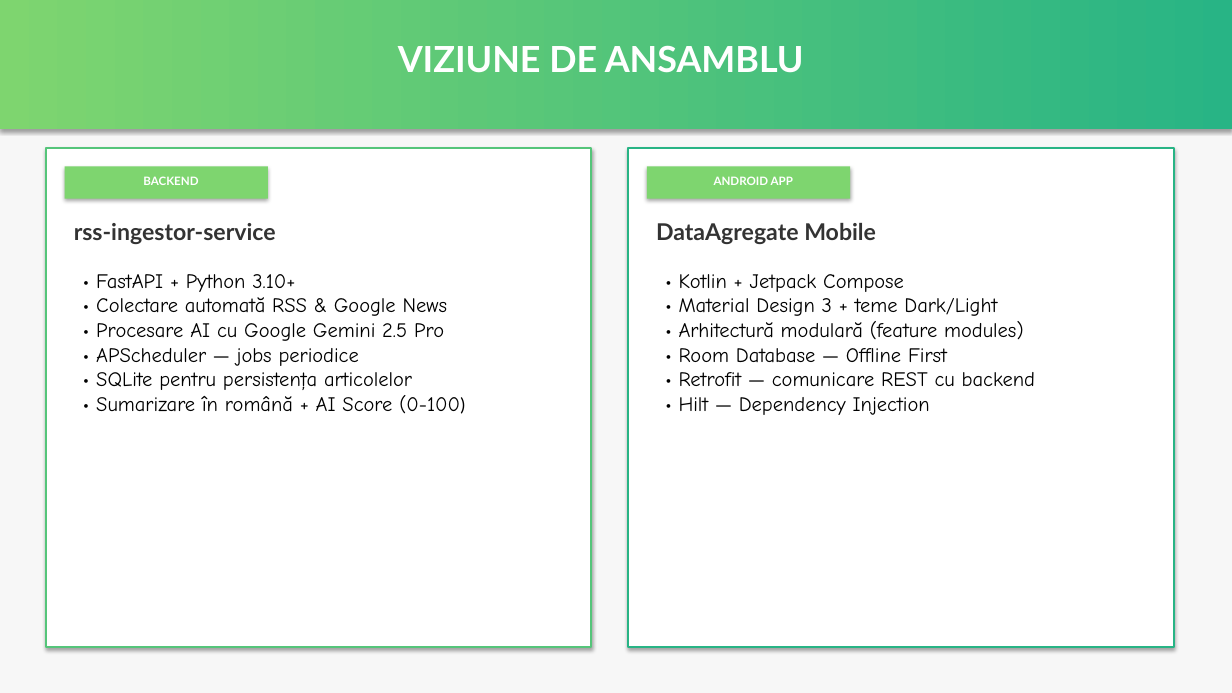
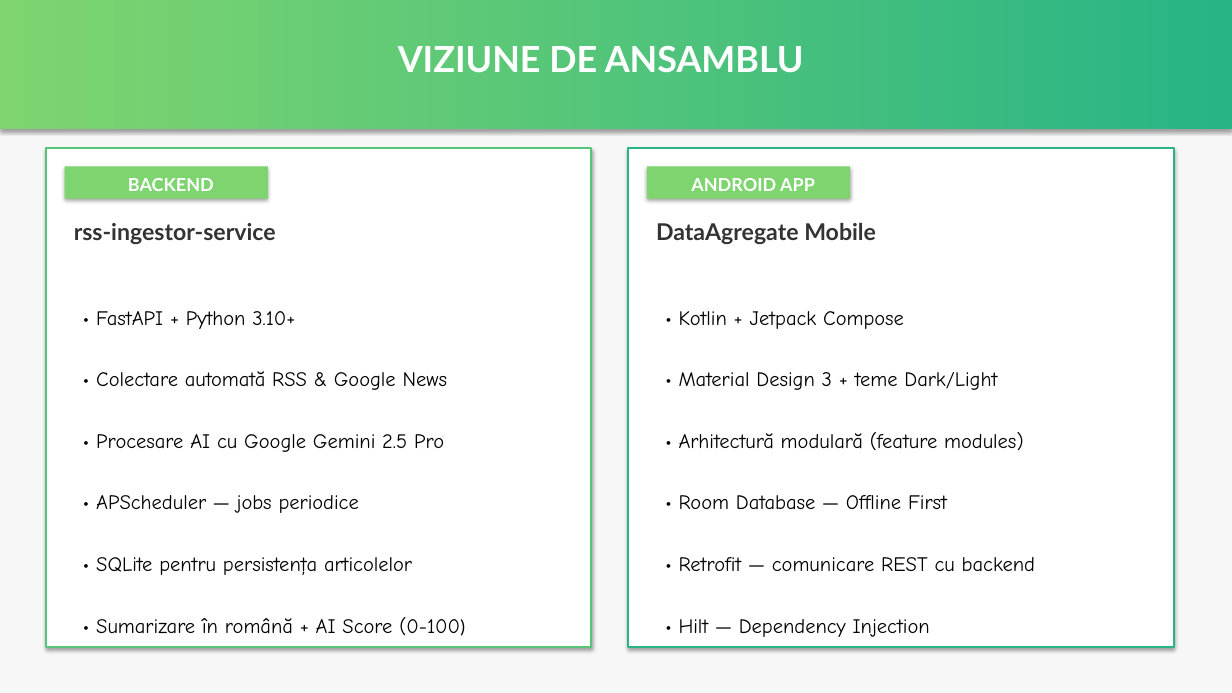
Before and after one commit to podut/data-agregate, a slide deck: slide 2 of DataAgregate_Presentation.pptx. Drawn at 1232x693 pixels with LibreOffice and Linux fonts; fonts in the diff are those of the drawing. Boxes give left, top, right and bottom in pixels: in the first picture for what was removed or moved away, otherwise in the second. Text is boxed around its words. In the diff, an @@ line names an element or a change of style, - is before the commit and + after.

```diff
--- a/DataAgregate_Presentation.pptx
+++ b/DataAgregate_Presentation.pptx
@@ text "BACKEND" at box(128, 178, 214, 191): size 9 to 14 pt @@
@@ text "ANDROID APP" at box(691, 178, 815, 191): size 9 to 14 pt @@
@@ text "• FastAPI + Python 3.10+" at box(96, 311, 460, 636): line spacing 1 to 2.5 @@
@@ text "• Kotlin + Jetpack Compose" at box(679, 311, 1035, 637): line spacing 1 to 2.5 @@
```
Also in this commit, not shown: 12 other slides changed.
